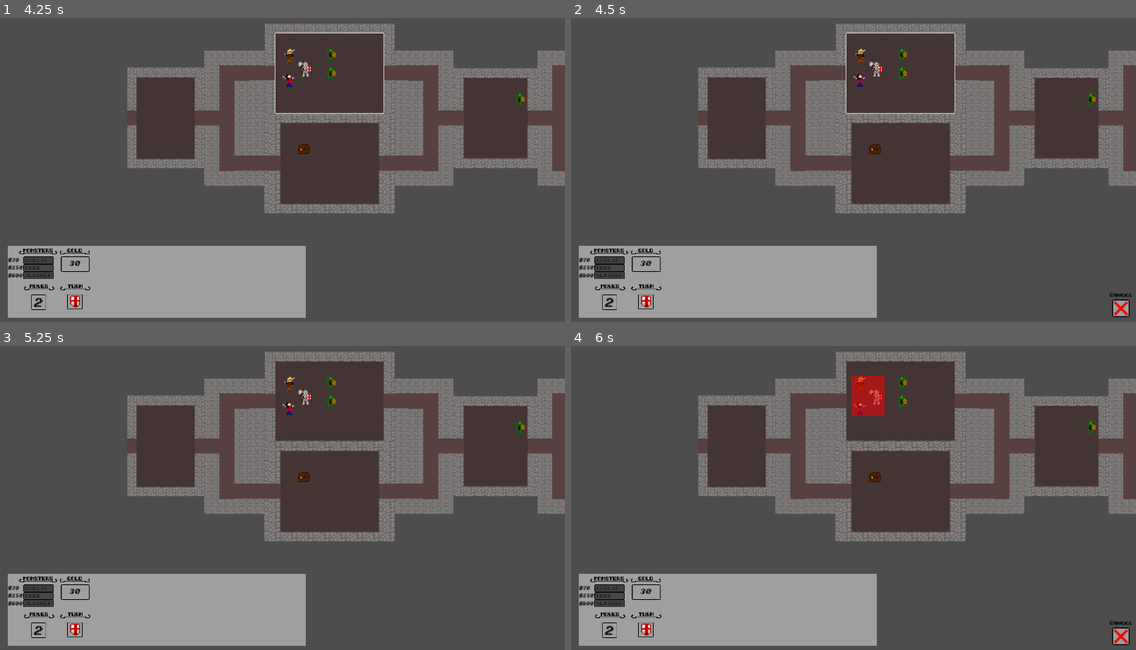
Above: before the commit, frames 1-4 (two rows, left to right).
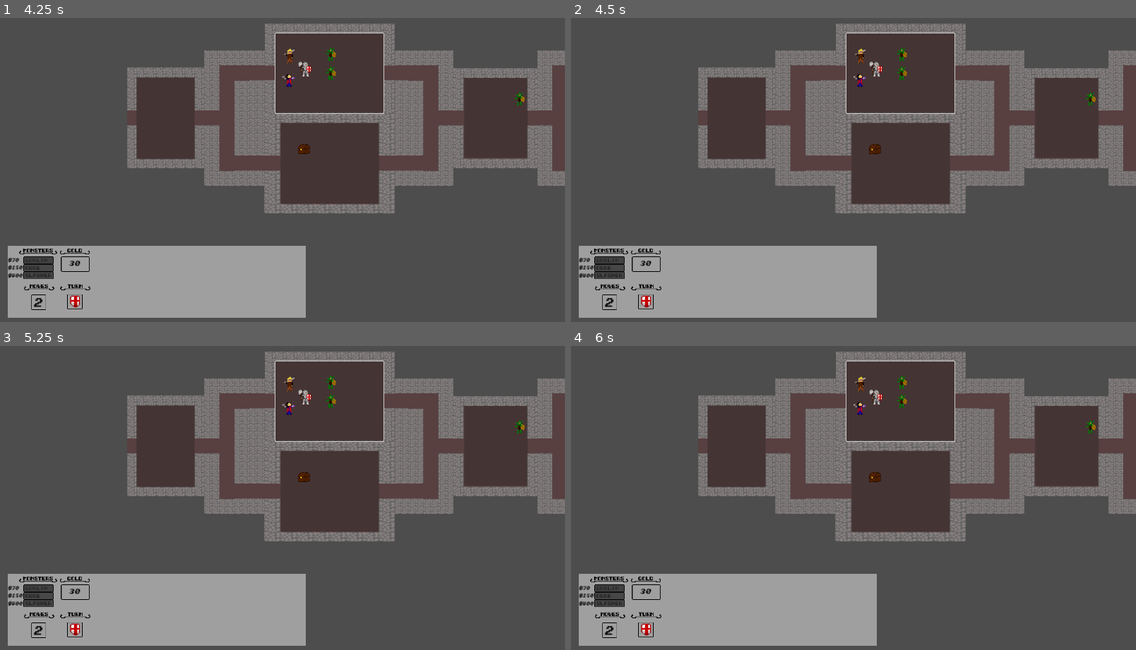
Above: after the commit, the same moments.

Repository: Gamnraa/GMTK-2023-Dungeon-Master
Game: Godot game, scene res://dungeon.tscn
Two runs of this game, one before a commit and one after it. Both use one fixed random seed, a clock stepped at 60 frames per second and the inputs below.
Inputs (mouse positions are in pixels of both pictures, inside the frame that each line leads up to):
- Up to frame 1 (4.25 s): click (39, 261) at 0.5 s; click (203, 72) at 1.25 s; tap Enter (end_turn_restart) at 2, 2.75 s; move the mouse to (33, 112) at 2.02 s; click (33, 112) at 2.17 s; move the mouse to (5, 106) at 2.77 s; click (5, 106) at 2.92 s; move the mouse to (327, 54) at 3.52 s; click (327, 54) at 3.67 s
- Up to frame 2 (4.5 s): move the mouse to (1090, 100) at 4.27 s; click (1090, 100) at 4.42 s
- Up to frame 3 (5.25 s): click (548, 637) at 5.02 s
- Up to frame 4 (6 s): tap Enter (end_turn_restart) at 5.75 s; move the mouse to (904, 400) at 5.77 s; click (904, 400) at 5.92 s

Frame 1 is identical in both runs. In frame 2, 0.2% of the frame differs, in the area x 95-100%, y 90-99%; in frame 3, 0.2%; in frame 4, 1.2%, in the area x 48-100%, y 4-99%.

Commit message:
Monsters can't be selected when the player's turn is inactive

Diff:
--- a/dungeon.gd
+++ b/dungeon.gd
@@ -93,6 +93,9 @@
 	$HUD.get_node("ButtonOgre").pressed.connect(on_begin_purchase_ogre)
 	$HUD.get_node("ButtonSlasher").pressed.connect(on_begin_purchase_slasher)
 	$HUD.get_node("ButtonX").pressed.connect(on_cancel_purchase)
+
+	for monster in get_tree().get_nodes_in_group("monsters"):
+			monster.selectable = true
 
 
 func on_use_move(amount):
@@ -127,6 +130,8 @@
 		$PartyTimer.start()
 		moves_left = 3
 		heroes_turn.emit()
+		for monster in get_tree().get_nodes_in_group("monsters"):
+			monster.selectable = false
 	else:
 		$Player.is_turn = true
 		$PartyTimer.stop()
@@ -149,6 +154,9 @@
 		$Player.gold += gold_yield
 		gold_changed.emit()
 
+		for monster in get_tree().get_nodes_in_group("monsters"):
+			monster.selectable = true
+
 	turn += 1
 	active_player = turn % 2
 
--- a/entities/goblin.gd
+++ b/entities/goblin.gd
@@ -16,6 +16,7 @@
 
 var mouse_over = false
 var selected = false
+var selectable = false
 
 
 
@@ -102,7 +103,7 @@
 
 
 func _on_mouse_entered():
-	mouse_over = true
+	if selectable: mouse_over = true
 
 
 func _on_mouse_exited():
